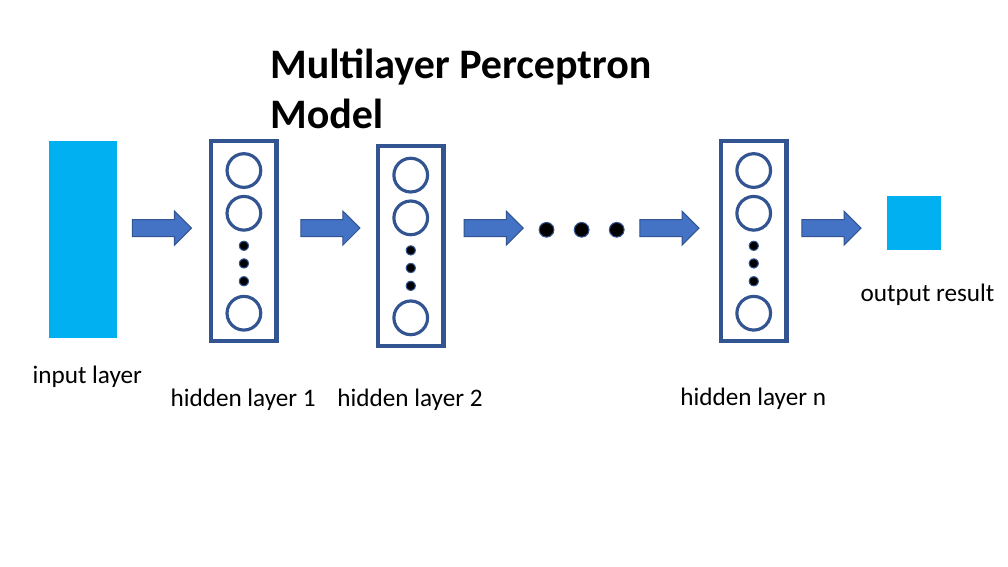
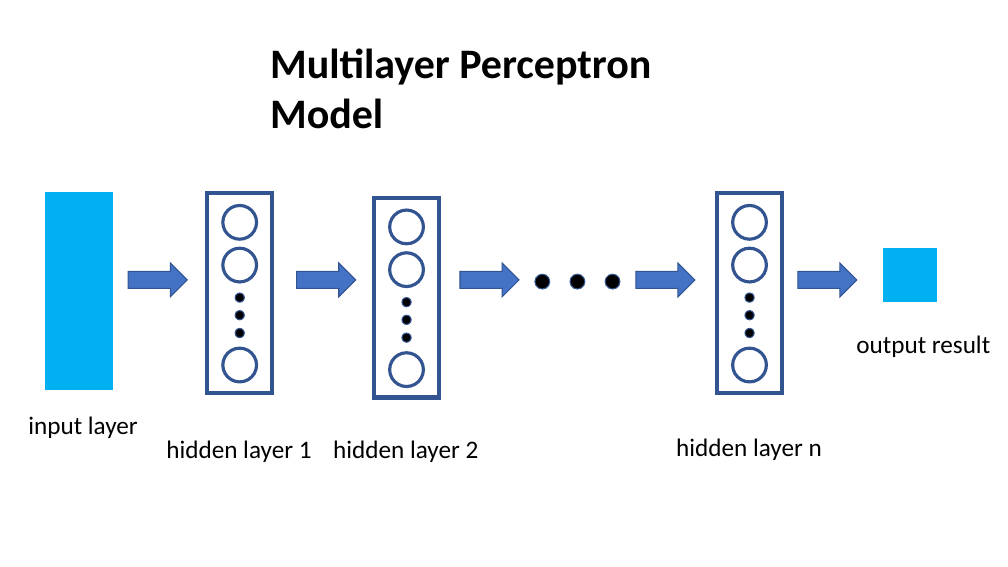
Before and after one commit to cjmasini/football_predictor, a slide deck: slide 4 of Presentation.pptx (slide 1 before the commit). Drawn at 1008x567 pixels with LibreOffice and Linux fonts; fonts in the diff are those of the drawing. Boxes give left, top, right and bottom in pixels: in the first picture for what was removed or moved away, otherwise in the second. Text is boxed around its words. In the diff, an @@ line names an element or a change of style, - is before the commit and + after.

```diff
--- a/Presentation.pptx
+++ b/Presentation.pptx
@@ 19 ellipses, 5 texts, 5 rectangles, 5 right arrows: place and size @@
-19 ellipses, 5 texts, 5 rectangles, 5 right arrows at (33,141,994,410)
+19 ellipses, 5 texts, 5 rectangles, 5 right arrows at (28,193,990,462)
@@ ellipse: place and size @@
-ellipse at (227,296,261,330)
+ellipse at (223,349,257,383)
@@ ellipse: place and size @@
-ellipse at (737,296,771,330)
+ellipse at (733,349,767,383)
```
Also in this commit, not shown: 1 other slide changed, 4 slides added, 1 other file.
